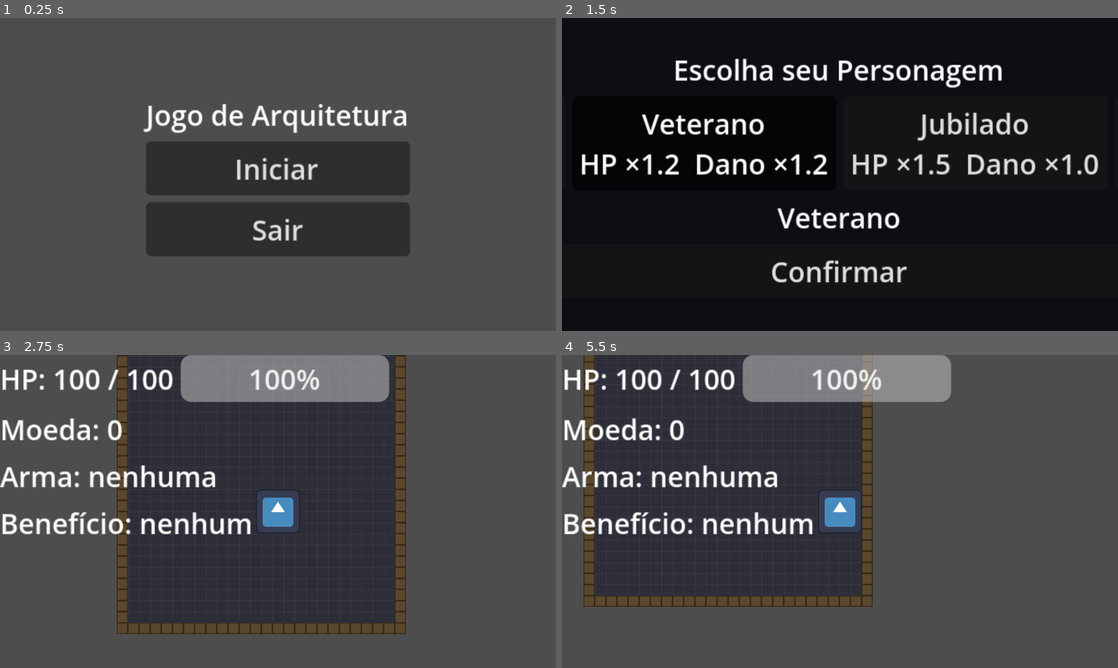
Above: before the commit, frames 1-4 (two rows, left to right).
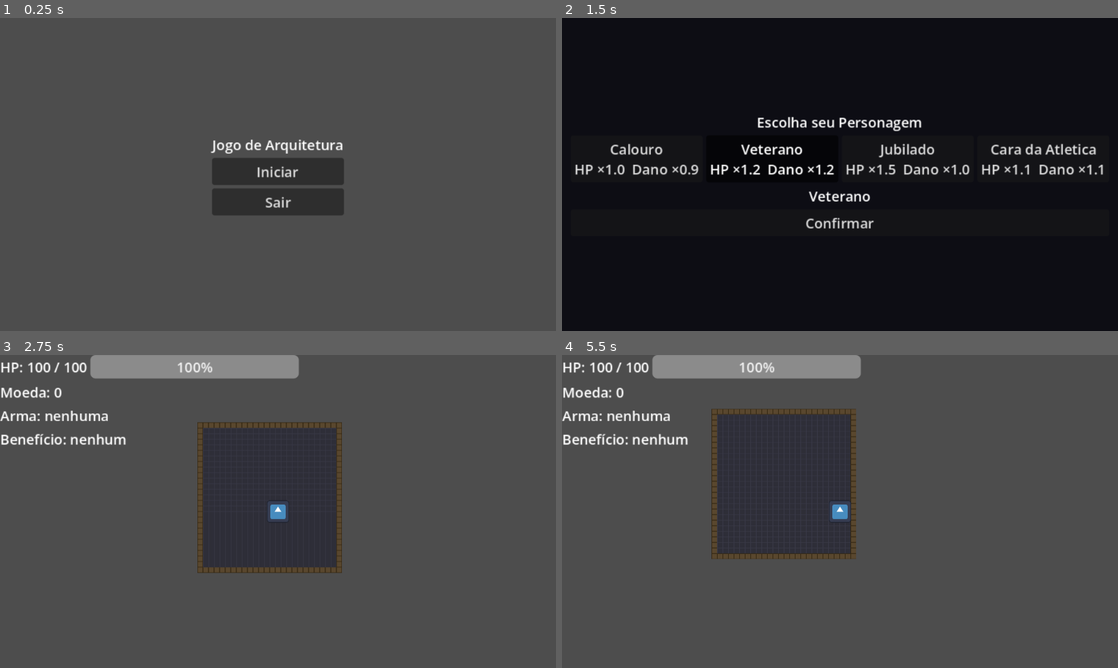
Above: after the commit, the same moments.

Repository: UnBArqDsw2026-1-Turma02/2026.1-T02_G1_MadDev_Entrega_04
Game: Godot game, scene res://scenes/ui/main_menu.tscn
Two runs of this game, one before a commit and one after it. Both use one fixed random seed, a clock stepped at 60 frames per second and the inputs below. The engine's default icon, where the game draws it, is replaced by a stand-in: a white triangle on a blue panel in a dark square.
Inputs (mouse positions are in pixels of both pictures, inside the frame that each line leads up to):
- Up to frame 1 (0.25 s): no input
- Up to frame 2 (1.5 s): click "Iniciar" at 0.5 s; click "Veterano HP ×1.2 Dano ×1.2" at 1.25 s
- Up to frame 3 (2.75 s): click "Confirmar" at 2 s
- Up to frame 4 (5.5 s): tap Enter (ui_accept) at 2.75, 3.02, 3.5, 3.77, 5, 5.27 s; move the mouse to (962, 495) at 2.77 s; hold D (move_right) 2.78-3.53 s; tap Space (dash) at 2.85 s; move the mouse to (728, 527) at 3.52 s; hold S (move_down) 3.53-4.28 s; click (728, 527) at 3.6 s; move the mouse to (895, 442) at 4.27 s; hold D (move_right) 4.28-5.03 s; tap 1 at 4.35 s; move the mouse to (812, 574) at 5.02 s; hold W (move_up) from 5.03 s (still down); tap 2 at 5.1 s

The runs differ from the first frame. In frame 1, 15% of the frame differs, in the area x 25-74%, y 27-76%; in frame 2, 9.4%; in frame 3, 36%, in the area x 0-73%, y 0-90%; in frame 4, 31%.

Commit message:
[FIX] Adapta UI para nova resolução base 640x360 (16:9 responsivo)
Canvas de referência dobrou de 320x180 para 640x360 mantendo a janela em
1280x720, o que reduziu o fator de stretch de 4x para 2x e encolheria todo
texto/Control de tamanho fixo pela metade. Compensado com
theme/default_font_size=32 global, offsets do HUD dobrados, e fontes fixas
em RewardLabel (door) e RichTextLabel (shop_npc) para não herdarem o novo
tamanho global em elementos pequenos no espaço do mundo.

Diff:
--- a/jogo/project.godot
+++ b/jogo/project.godot
@@ -26,15 +26,24 @@
 
 [display]
 
-window/size/viewport_width=320
-window/size/viewport_height=180
+window/size/viewport_width=640
+window/size/viewport_height=360
 window/size/window_width_override=1280
 window/size/window_height_override=720
 window/stretch/mode="canvas_items"
+window/stretch/aspect="keep"
 
 [dotnet]
 
 project/assembly_name="Jogo de Arquitetura"
+
+[gui]
+
+; Canvas de referência dobrou de 320x180 para 640x360 (mesma proporção 16:9);
+; sem isso, toda fonte/Control da UI renderiza na metade do tamanho visual
+; de antes, já que a janela final (1280x720) não mudou — só o fator de
+; stretch caiu de 4x para 2x.
+theme/default_font_size=32
 
 [input]
 
@@ -69,7 +78,7 @@
 }
 shoot={
 "deadzone": 0.2,
-"events": [Object(InputEventMouseButton,"resource_local_to_s …(109 unchanged characters)… sed":false,"meta_pressed":false,"button_index":1,"factor":1.0,"pressed":false,"script":null)
+"events": [Object(InputEventMouseButton,"resource_local_to_s …(109 unchanged characters)… sed":false,"meta_pressed":false,"button_mask":0,"position":Vector2(0, 0),"global_position":Vector2(0, 0),"factor":1.0,"button_index":1,"canceled":false,"pressed":false,"double_click":false,"script":null)
 ]
 }
 
--- a/jogo/scenes/ui/hud.tscn
+++ b/jogo/scenes/ui/hud.tscn
@@ -20,8 +20,8 @@
 
 [node name="VBoxContainer" type="VBoxContainer" parent="." unique_id=1836705217]
 layout_mode = 1
-offset_right = 200.0
-offset_bottom = 120.0
+offset_right = 400.0
+offset_bottom = 240.0
 
 [node name="HealthRow" type="HBoxContainer" parent="VBoxContainer" unique_id=373254165]
 layout_mode = 2
@@ -31,7 +31,7 @@
 text = "HP: -- / --"
 
 [node name="HealthBar" type="ProgressBar" parent="VBoxContainer/HealthRow" unique_id=605389005]
-custom_minimum_size = Vector2(120, 0)
+custom_minimum_size = Vector2(240, 0)
 layout_mode = 2
 value = 100.0
 
--- a/jogo/scenes/world/door.tscn
+++ b/jogo/scenes/world/door.tscn
@@ -20,6 +20,7 @@
 offset_top = -28.0
 offset_right = 20.0
 offset_bottom = -12.0
+theme_override_font_sizes/font_size = 10
 horizontal_alignment = 1
 text = ""
 
--- a/jogo/scenes/world/shop_npc.tscn
+++ b/jogo/scenes/world/shop_npc.tscn
@@ -1,20 +1,26 @@
 [gd_scene format=3 uid="uid://dshopnpc0001"]
 
-[ext_resource type="Script" path="res://scripts/world/shop_npc.gd" id="1_shop"]
+[ext_resource type="Script" uid="uid://ddny2jfsxyf1i" path="res://scripts/world/shop_npc.gd" id="1_shop"]
 [ext_resource type="Texture2D" uid="uid://bh6qb37fqp2vc" path="res://icon.svg" id="2_icon"]
 
 [sub_resource type="RectangleShape2D" id="Shape_shop"]
 size = Vector2(16, 16)
 
-[node name="ShopNPC" type="StaticBody2D"]
+[node name="ShopNPC" type="StaticBody2D" unique_id=386861418]
 collision_layer = 2
-collision_mask = 1
 script = ExtResource("1_shop")
 
-[node name="Sprite2D" type="Sprite2D" parent="."]
+[node name="Sprite2D" type="Sprite2D" parent="." unique_id=88906391]
 modulate = Color(1, 0.85, 0, 1)
 scale = Vector2(0.2, 0.2)
 texture = ExtResource("2_icon")
 
-[node name="CollisionShape2D" type="CollisionShape2D" parent="."]
+[node name="CollisionShape2D" type="CollisionShape2D" parent="." unique_id=6636313]
 shape = SubResource("Shape_shop")
+
+[node name="RichTextLabel" type="RichTextLabel" parent="." unique_id=1089657766]
+offset_right = 40.0
+offset_bottom = 40.0
+theme_override_font_sizes/normal_font_size = 10
+bbcode_enabled = true
+text = "[wave] NPC"
